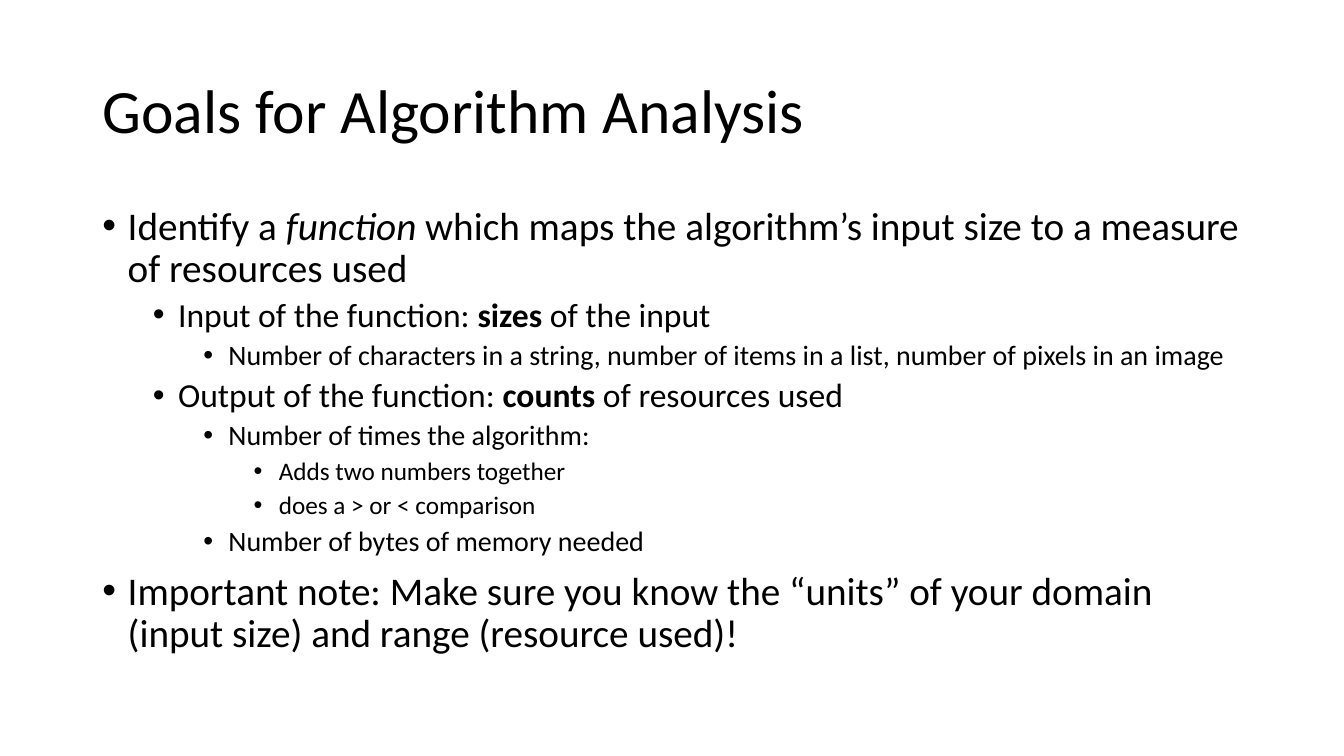
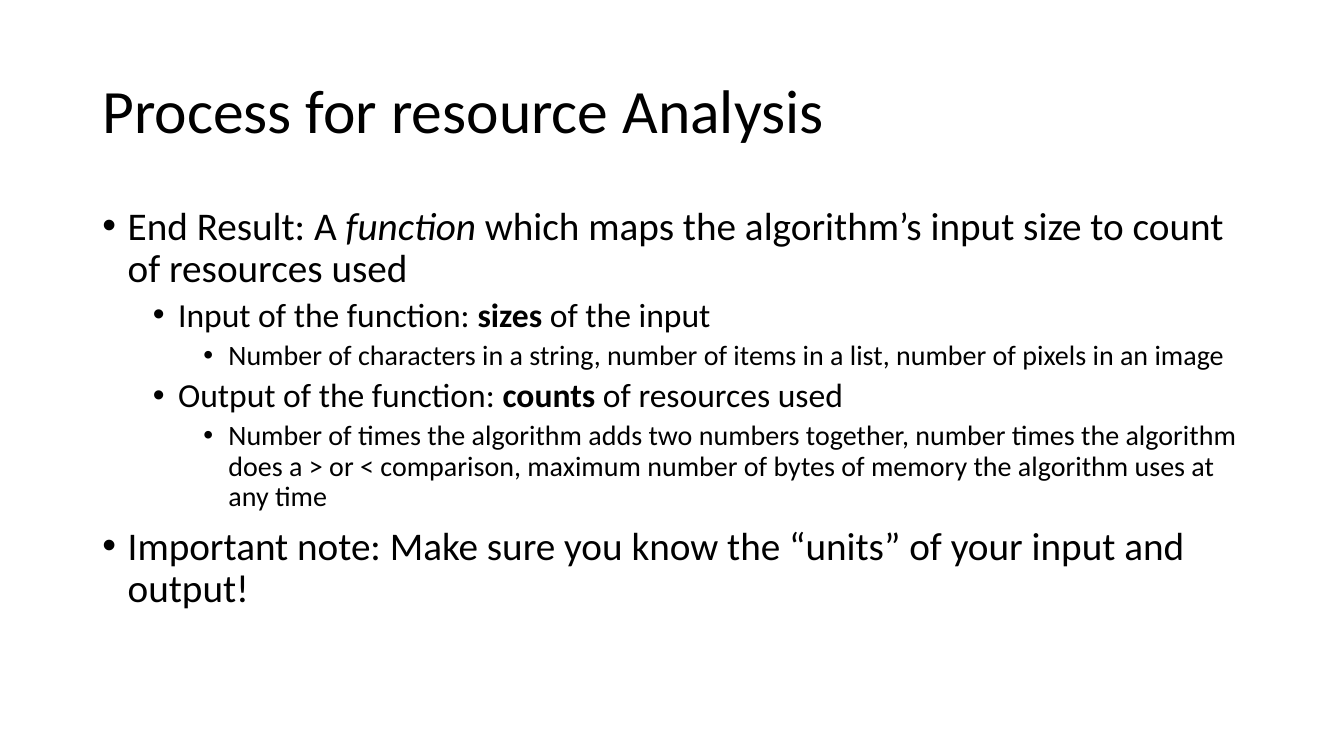
Before and after one commit to natebrunelle/cse332, a slide deck: slide 17 of markdown/files/slides/lecture2_analysis1.pptx (slide 15 before the commit). Drawn at 1344x756 pixels with LibreOffice and Linux fonts; fonts in the diff are those of the drawing. Boxes give left, top, right and bottom in pixels: in the first picture for what was removed or moved away, otherwise in the second. Text is boxed around its words. In the diff, an @@ line names an element or a change of style, - is before the commit and + after.

```diff
--- a/markdown/files/slides/lecture2_analysis1.pptx
+++ b/markdown/files/slides/lecture2_analysis1.pptx
@@ title at (x1=102, y1=90, x2=823, y2=143): text changed @@
-Goals for Algorithm Analysis
+Process for resource Analysis
@@ text at (x1=128, y1=212, x2=1224, y2=283): text changed @@
-• Identify a function which maps the algorithm’s input size to a measure of resources used
+• End Result: A function which maps the algorithm’s input size to count of resources used
@@ text at (x1=128, y1=425, x2=1236, y2=609): text changed; size 28 to 20 pt @@
-    • Number of times the algorithm:
-      • Adds two numbers together
-      • does a > or < comparison
-    • Number of bytes of memory needed
-• Important note: Make sure you know the “units” of your domain (input size) and range (resource used)!
+    • Number of times the algorithm adds two numbers together, number times the algorithm does a > or < comparison, maximum number of bytes of memory the algorithm uses at any time
+• Important note: Make sure you know the “units” of your input and output!
```
Also in this commit, not shown: 12 other slides changed, 7 slides added, 3 slides removed, 2 other files.
